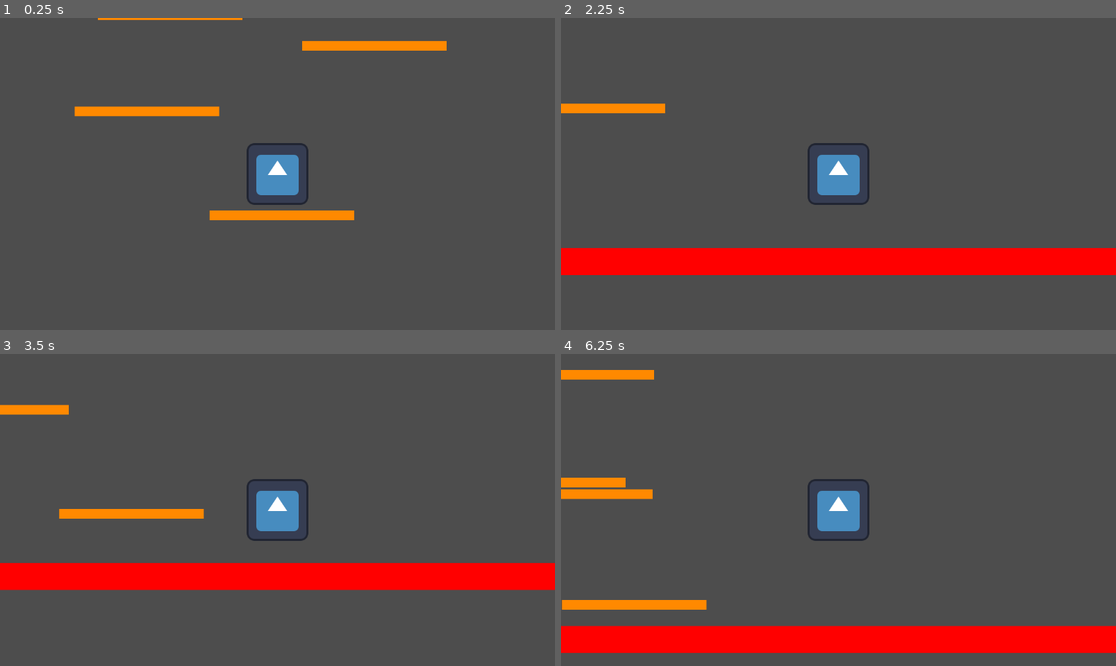
Above: before the commit, frames 1-4 (two rows, left to right).
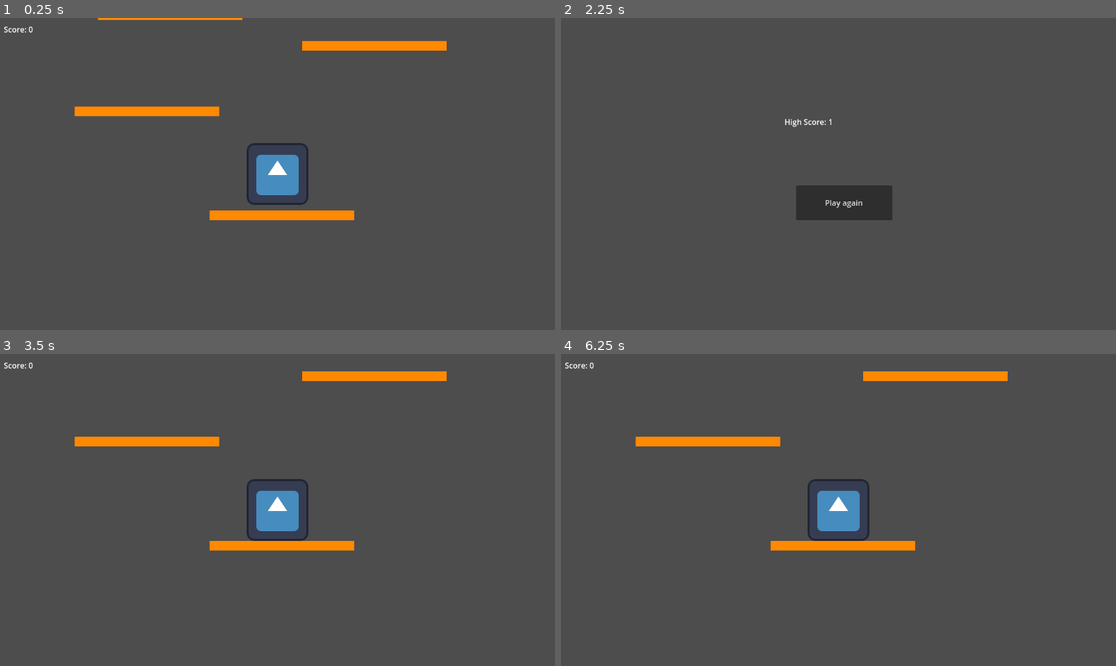
Above: after the commit, the same moments.

Repository: GrizZ1234/BlakeGameJam-2
Game: Godot game, scene res://mainLevel.tscn
The game is run twice, just before and just after one commit, with the same random seed, the same clock (stepped at 60 frames per second) and the same inputs. Before the commit the project starts from res://node_2d.tscn. The engine's default icon, where the game draws it, is replaced by a stand-in: a white triangle on a blue panel in a dark square.
Inputs (mouse positions are in pixels of both pictures, inside the frame that each line leads up to):
- Up to frame 1 (0.25 s): no input
- Up to frame 2 (2.25 s): hold D (MoveRight) 0.53-2.03 s; tap Space (Jump) at 0.6, 0.77, 1.07, 1.35, 1.52, 1.82, 2.1 s; hold A (MoveLeft) from 2.03 s (still down)
- Up to frame 3 (3.5 s): release A (MoveLeft) at 2.75 s; click (283, 538) at 2.75 s, where only the run after the commit has a clickable "Play again"
- Up to frame 4 (6.25 s): hold D (MoveRight) 3.53-5.03 s; tap Space (Jump) at 3.6, 3.77, 4.07, 4.35, 4.52, 4.82, 5.1, 5.27, 5.57 s; hold A (MoveLeft) 5.03-5.75 s; click (844, 538) at 5.75 s, where only the run after the commit has a clickable "Play again"

The runs differ from the first frame. In frame 1, less than 0.1% of the frame differs, in the area x 0-6%, y 2-5%; in frame 2, 12%; in frame 3, 13%; in frame 4, 14%, in the area x 0-100%, y 2-96%.

Commit message:
added death and some lasers
lasers are still very buggy

Diff:
--- /dev/null
+++ b/Singleton.gd
@@ -0,0 +1,8 @@
+extends Node
+
+
+var value = 0
+var highScore = 0
+
+func add_value():
+	value += 1
--- a/character_body_2d.gd
+++ b/character_body_2d.gd
@@ -3,28 +3,34 @@
 
 const SPEED = 400.0
 const JUMP_VELOCITY = -700.0
+var gameOver = false
 
 
 func _physics_process(delta: float) -> void:
-	# Add the gravity.
-	if not is_on_floor():
-		velocity += get_gravity() * delta
+	if gameOver == false:
+		# Add the gravity.
+		if not is_on_floor():
+			velocity += get_gravity() * delta
 
-	# Handle jump.
-	if Input.is_action_just_pressed("Jump") and is_on_floor():
-		velocity.y = JUMP_VELOCITY
+		# Handle jump.
+		if Input.is_action_just_pressed("Jump") and is_on_floor():
+			velocity.y = JUMP_VELOCITY
 
-	# Get the input direction and handle the movement/deceleration.
-	# As good practice, you should replace UI actions with custom gameplay actions.
-	var direction := Input.get_axis("MoveLeft", "MoveRight")
-	if direction:
-		velocity.x = direction * SPEED
-	else:
-		velocity.x = move_toward(velocity.x, 0, SPEED)
+		# Get the input direction and handle the movement/deceleration.
+		# As good practice, you should replace UI actions with custom gameplay actions.
+		var direction := Input.get_axis("MoveLeft", "MoveRight")
+		if direction:
+			velocity.x = direction * SPEED
+		else:
+			velocity.x = move_toward(velocity.x, 0, SPEED)
 
-	move_and_slide()
+		move_and_slide()
 
-	for i in get_slide_collision_count():
-			var collision = get_slide_collision(i)
-			if collision.get_collider().is_in_group("DeadlyItems") == true:
-				print("ow")
+		for i in get_slide_collision_count():
+				var collision = get_slide_collision(i)
+				if collision.get_collider().is_in_group("DeadlyItems") == true:
+					gameOver = true
+					velocity.x = 0
+					velocity.y = 0
+					get_tree().change_scene_to_file("res://deathScreen.tscn")
+					return
--- /dev/null
+++ b/deathScreen.gd
@@ -0,0 +1,16 @@
+extends Node2D
+
+
+# Called when the node enters the scene tree for the first time.
+func _ready() -> void:
+	if Singleton.value > Singleton.highScore:
+		Singleton.highScore = Singleton.value
+	$Label.text = "High Score: " + str(Singleton.highScore)
+
+# Called every frame. 'delta' is the elapsed time since the previous frame.
+func _process(delta: float) -> void:
+	pass
+
+func _on_button_pressed() -> void:
+	Singleton.value = 0
+	get_tree().change_scene_to_file("res://mainLevel.tscn")
--- /dev/null
+++ b/deathScreen.tscn
@@ -0,0 +1,26 @@
+[gd_scene load_steps=2 format=3 uid="uid://cxmqxl0a61o5d"]
+
+[ext_resource type="Script" path="res://deathScreen.gd" id="1_4fw8w"]
+
+[node name="deathScreen" type="Node2D"]
+script = ExtResource("1_4fw8w")
+
+[node name="Label" type="Label" parent="."]
+offset_left = -112.0
+offset_top = -120.0
+offset_right = 112.0
+offset_bottom = -97.0
+text = "
+"
+metadata/_edit_use_anchors_ = true
+
+[node name="Camera2D" type="Camera2D" parent="."]
+
+[node name="Button" type="Button" parent="."]
+offset_left = -88.0
+offset_top = 24.0
+offset_right = 112.0
+offset_bottom = 96.0
+text = "Play again"
+
+[connection signal="pressed" from="Button" to="." method="_on_button_pressed"]
--- /dev/null
+++ b/label.gd
@@ -0,0 +1,10 @@
+extends Label
+
+# Called when the node enters the scene tree for the first time.
+func _ready() -> void:
+	pass # Replace with function body.
+
+
+# Called every frame. 'delta' is the elapsed time since the previous frame.
+func _process(delta: float) -> void:
+	pass
--- /dev/null
+++ b/laser.gd
@@ -0,0 +1,16 @@
+extends RigidBody2D
+
+
+# Called when the node enters the scene tree for the first time.
+func _ready() -> void:
+	pass # Replace with function body.
+
+
+# Called every frame. 'delta' is the elapsed time since the previous frame.
+func _process(delta: float) -> void:
+	pass
+
+
+func _on_timer_timeout() -> void:
+	self.collision_layer = 3
+	$ColorRect.color = Color(1.0,0.0,0.0)
--- /dev/null
+++ b/laser.tscn
@@ -0,0 +1,41 @@
+[gd_scene load_steps=3 format=3 uid="uid://bmebkul7dlisx"]
+
+[ext_resource type="Script" path="res://laser.gd" id="1_hq16n"]
+
+[sub_resource type="RectangleShape2D" id="RectangleShape2D_0re8n"]
+size = Vector2(400.976, 40)
+
+[node name="Laser" type="RigidBody2D" groups=["DeadlyItems"]]
+position = Vector2(-800, -1136)
+rotation = 1.57079
+scale = Vector2(8.2, 1.4)
+collision_layer = 8
+collision_mask = 8
+gravity_scale = 0.0
+lock_rotation = true
+freeze = true
+script = ExtResource("1_hq16n")
+
+[node name="CollisionShape2D" type="CollisionShape2D" parent="."]
+position = Vector2(29.6341, -5.00003)
+shape = SubResource("RectangleShape2D_0re8n")
+
+[node name="ColorRect" type="ColorRect" parent="."]
+anchors_preset = 6
+anchor_left = 1.0
+anchor_top = 0.5
+anchor_right = 1.0
+anchor_bottom = 0.5
+offset_left = -170.732
+offset_top = -22.8634
+offset_right = -130.732
+offset_bottom = 17.1366
+grow_horizontal = 0
+grow_vertical = 2
+scale = Vector2(10, 1)
+color = Color(1, 0, 0, 0.392157)
+
+[node name="Timer" type="Timer" parent="."]
+wait_time = 2.0
+
+[connection signal="timeout" from="Timer" to="." method="_on_timer_timeout"]
--- a/main.gd
+++ b/main.gd
@@ -1,16 +1,20 @@
 extends Node2D
 var rng = RandomNumberGenerator.new()
 var platform = preload("res://moving_rect.tscn")
+var laser = preload("res://laser.tscn")
+var count = 1
 
 # Called when the node enters the scene tree for the first time.
 func _ready() -> void:
 	pass
 
-
 # Called every frame. 'delta' is the elapsed time since the previous frame.
 func _process(delta: float) -> void:
-	pass
-
+	count += 1
+	if count % 100 == 0:
+		count = 1
+		Singleton.add_value()
+	$CharacterBody2D/Label.text = "Score: " + str(Singleton.value)
 
 func _on_spawn_interval_timeout() -> void:
 	var randomXPos = rng.randi_range(-300,300)
@@ -18,3 +22,10 @@
 	platformInst.position = Vector2(randomXPos,-450)
 	self.add_child(platformInst)
 	$SpawnInterval.wait_time = rng.randf_range(1.25,1.65)
+
+
+func _on_laser_spawn_interval_timeout() -> void:
+	var randomXPos = rng.randi_range(-500,500)
+	var laserInst = laser.instantiate()
+	laserInst.position = Vector2(100,100)
+	print("laser spawned")
--- a/node_2d.tscn
+++ b/mainLevel.tscn
@@ -1,8 +1,7 @@
-[gd_scene load_steps=10 format=3 uid="uid://cjoqaq1t6m5wg"]
+[gd_scene load_steps=9 format=3 uid="uid://cjoqaq1t6m5wg"]
 
 [ext_resource type="Script" path="res://character_body_2d.gd" id="1_d17lx"]
 [ext_resource type="Script" path="res://main.gd" id="1_sdy21"]
-[ext_resource type="Texture2D" uid="uid://bhwrg783dnyvy" path="res://download.png" id="2_m3o4w"]
 [ext_resource type="Texture2D" uid="uid://x8n8k7ltkoob" path="res://icon.svg" id="2_t2r77"]
 [ext_resource type="Script" path="res://moving_rect.gd" id="4_21sqc"]
 [ext_resource type="PackedScene" uid="uid://boo2mtcdjhm8r" path="res://moving_rect.tscn" id="5_hu5nu"]
@@ -16,14 +15,8 @@
 [sub_resource type="RectangleShape2D" id="RectangleShape2D_x3hng"]
 size = Vector2(300, 20)
 
-[node name="Node2D" type="Node2D"]
+[node name="mainLevel" type="Node2D"]
 script = ExtResource("1_sdy21")
-
-[node name="Download" type="Sprite2D" parent="."]
-visible = false
-position = Vector2(20, -20)
-scale = Vector2(5.80328, 8.7027)
-texture = ExtResource("2_m3o4w")
 
 [node name="Deadly" type="RigidBody2D" parent="." groups=["DeadlyItems"]]
 position = Vector2(-3, 735)
@@ -64,6 +57,13 @@
 
 [node name="Camera2D" type="Camera2D" parent="CharacterBody2D"]
 
+[node name="Label" type="Label" parent="CharacterBody2D"]
+offset_left = -568.0
+offset_top = -312.0
+offset_right = -344.0
+offset_bottom = -289.0
+text = "Score: 0"
+
 [node name="MovingRect" type="RigidBody2D" parent="."]
 position = Vector2(-272, -136)
 collision_layer = 2
@@ -209,6 +209,10 @@
 [node name="Timer" type="Timer" parent="MovingRect5"]
 wait_time = 12.0
 one_shot = true
+autostart = true
+
+[node name="LaserSpawnInterval" type="Timer" parent="."]
+wait_time = 3.0
 autostart = true
 
 [connection signal="timeout" from="MovingRect/Timer" to="MovingRect" method="_on_timer_timeout"]
@@ -216,3 +220,4 @@
 [connection signal="timeout" from="MovingRect3/Timer" to="MovingRect3" method="_on_timer_timeout"]
 [connection signal="timeout" from="MovingRect4/Timer" to="MovingRect4" method="_on_timer_timeout"]
 [connection signal="timeout" from="MovingRect5/Timer" to="MovingRect5" method="_on_timer_timeout"]
+[connection signal="timeout" from="LaserSpawnInterval" to="." method="_on_laser_spawn_interval_timeout"]
--- a/project.godot
+++ b/project.godot
@@ -11,9 +11,13 @@
 [application]
 
 config/name="BlakeGameJam2"
-run/main_scene="res://node_2d.tscn"
+run/main_scene="res://mainLevel.tscn"
 config/features=PackedStringArray("4.3", "GL Compatibility")
 config/icon="res://icon.svg"
+
+[autoload]
+
+Singleton="*res://Singleton.gd"
 
 [global_group]
 
